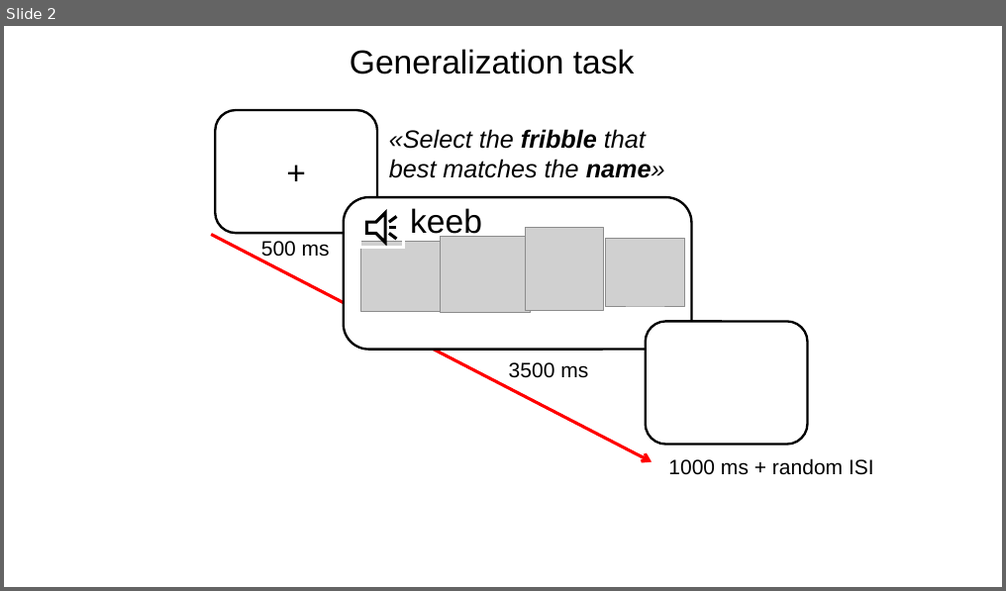
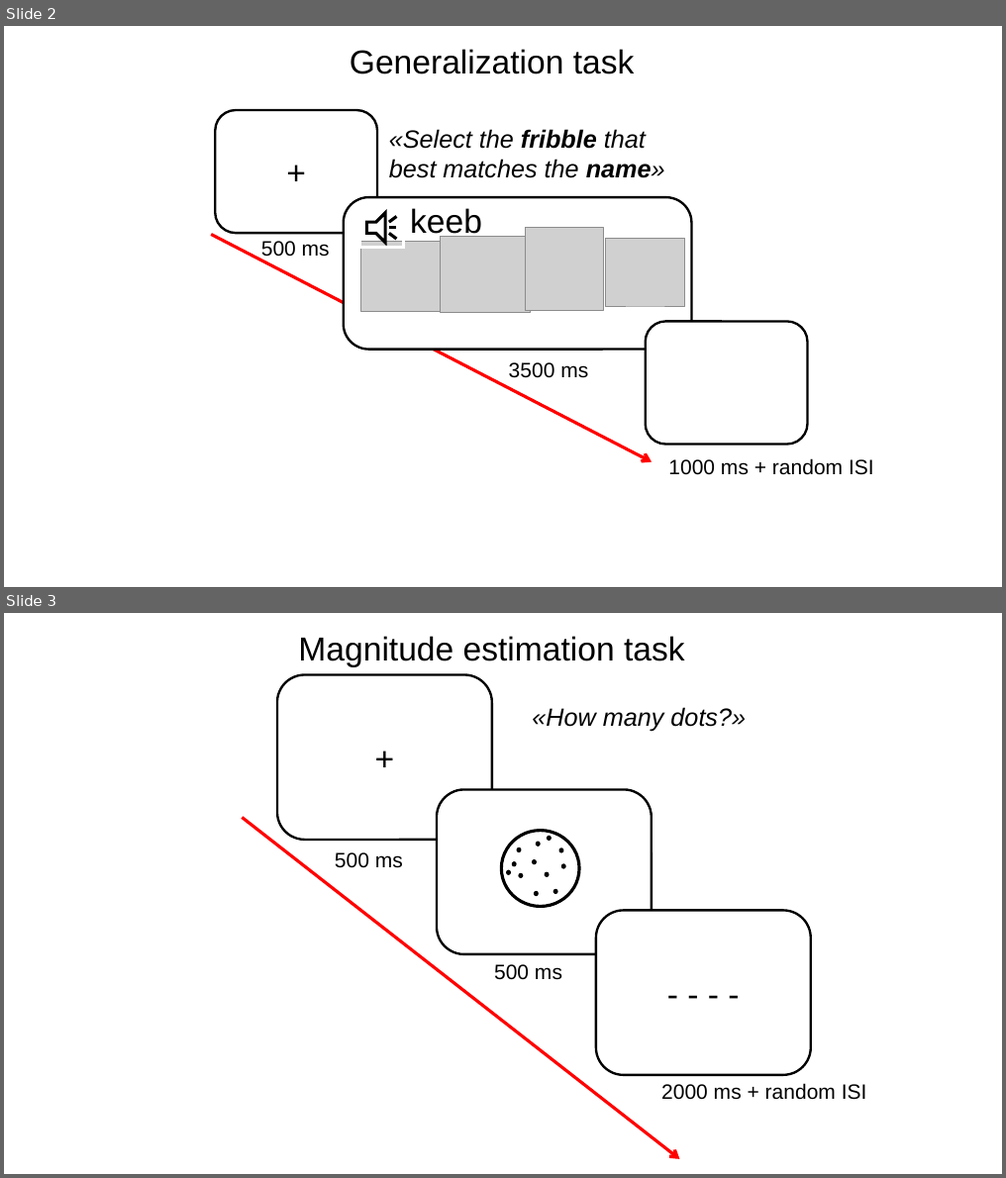
Before and after one commit to n400peanuts/leverhulmeNDL, a slide deck: exp1/script/testing/timelineTesting.pptx. Shown one above the other, each under a label of ours: slide 2 before the commit, slides 2 and 3 after it. The pictures are 1006x591 and 1006x1178 pixels, drawn with LibreOffice and Linux fonts; fonts in the diff are those of the drawing; grey boxes stand for pictures. Boxes give left, top, right and bottom in pixels: in the first picture for what was removed or moved away, otherwise in the second. Text is boxed around its words. In the diff, an @@ line names an element or a change of style, - is before the commit and + after.

```diff
--- a/exp1/script/testing/timelineTesting.pptx
+++ b/exp1/script/testing/timelineTesting.pptx
@@ slide 3 added at (4,613,1002,1174), background #FFFFFF @@
@@ text added at (298,636,685,667), 32 pt, text #000000 @@
+Magnitude estimation task
@@ rounded rectangle added at (277,675,492,840), fill #FFFFFF, outline #000000 2.25 pt, 32 pt, text #000000 @@
++
@@ text added at (532,707,746,732), 24 pt, text #000000, italic @@
+«How many dots?»
@@ rounded rectangle added at (437,789,651,955), fill #FFFFFF, outline #000000 2.25 pt @@
@@ arrow added from (242, 817) to (680, 1159), #FF0000 3 pt @@
@@ ellipse added at (502,830,580,906), outline #000000 3 pt @@
@@ ellipse added at (517,848,521,852), fill #000000, outline #000000 1 pt @@
@@ ellipse added at (537,842,540,846), fill #000000, outline #000000 1 pt @@
@@ ellipse added at (548,836,551,840), fill #000000, outline #000000 1 pt @@
@@ ellipse added at (559,849,563,853), fill #000000, outline #000000 1 pt @@
@@ text added at (335,853,403,868), 20 pt, text #000000 @@
+500 ms
@@ ellipse added at (506,870,510,874), fill #000000, outline #000000 1 pt @@
@@ ellipse added at (512,862,516,866), fill #000000, outline #000000 1 pt @@
@@ ellipse added at (519,873,523,877), fill #000000, outline #000000 1 pt @@
@@ ellipse added at (533,861,537,863), fill #000000, outline #000000 1 pt @@
@@ ellipse added at (545,872,548,876), fill #000000, outline #000000 1 pt @@
@@ ellipse added at (561,864,565,868), fill #000000, outline #000000 1 pt @@
@@ ellipse added at (534,891,538,895), fill #000000, outline #000000 1 pt @@
@@ ellipse added at (553,890,557,894), fill #000000, outline #000000 1 pt @@
@@ rounded rectangle added at (596,910,811,1075), fill #FFFFFF, outline #000000 2.25 pt, 32 pt, text #000000 @@
+- - - -
@@ text added at (494,964,562,980), 20 pt, text #000000 @@
+500 ms
@@ text added at (661,1083,867,1100), 20 pt, text #000000 @@
+2000 ms + random ISI
```
Also in this commit, not shown: 2 other files.
